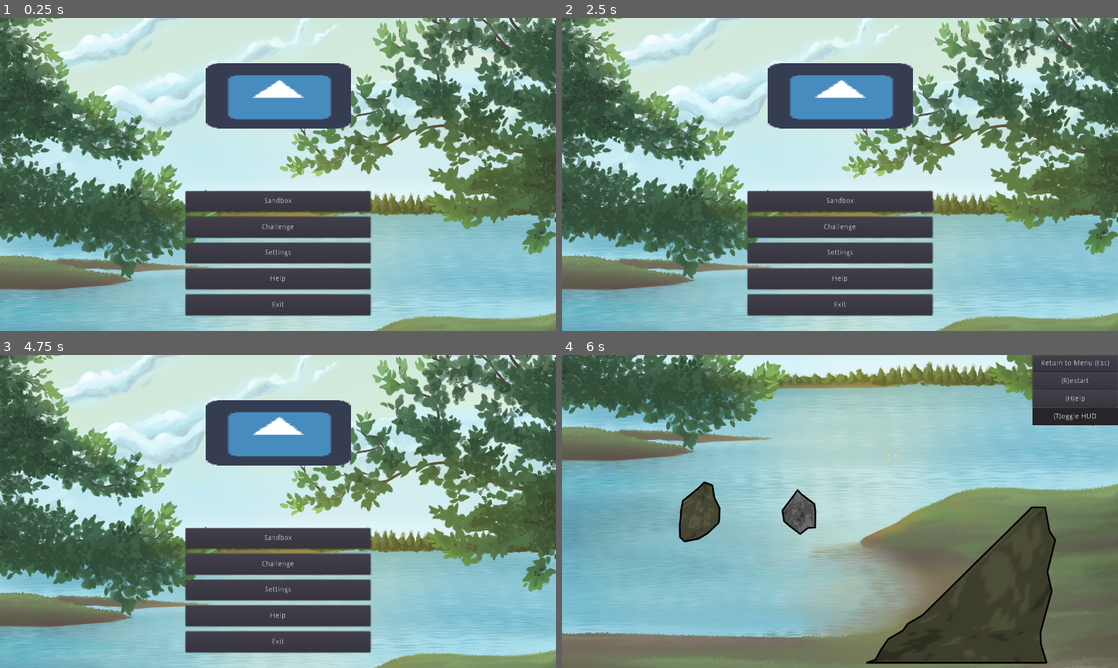
Above: before the commit, frames 1-4 (two rows, left to right).
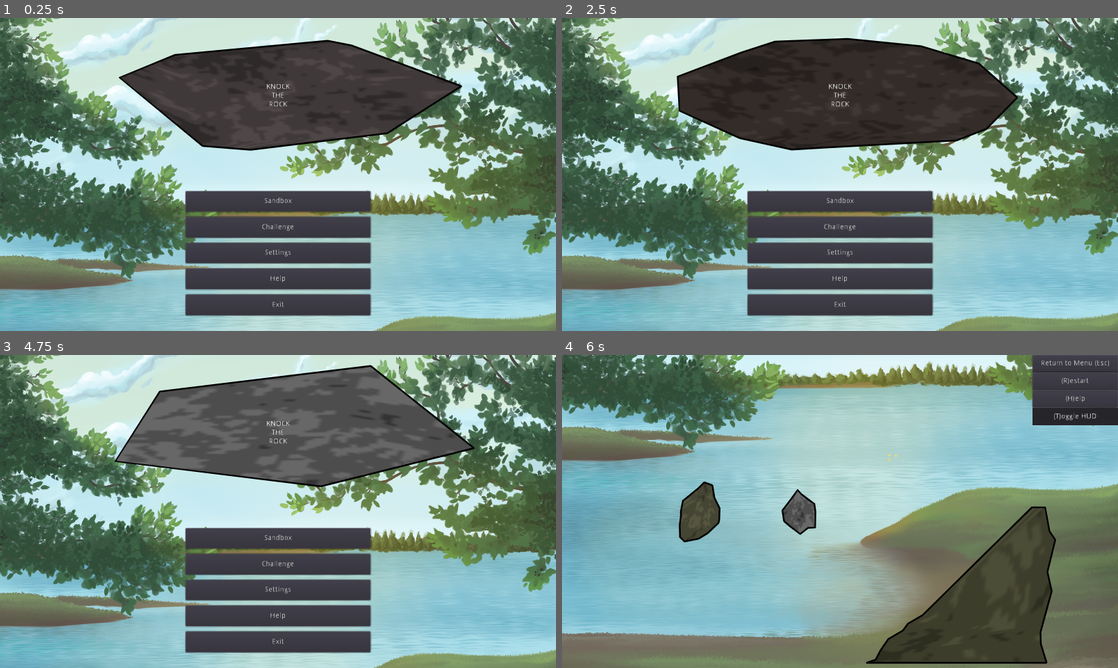
Above: after the commit, the same moments.

Repository: ebrahimebrahim/knock-the-rock
Game: Godot game, scene res://MenuScreen.tscn
The game is run twice, just before and just after one commit, with the same random seed, the same clock (stepped at 60 frames per second) and the same inputs. The engine's default icon, where the game draws it, is replaced by a stand-in: a white triangle on a blue panel in a dark square.
Inputs (mouse positions are in pixels of both pictures, inside the frame that each line leads up to):
- Up to frame 1 (0.25 s): no input
- Up to frame 2 (2.5 s): click "Sandbox" at 0.5 s; move the mouse to (962, 158) at 1.27 s; hold T (toggle_hud) 1.28-2 s; click (962, 158) at 1.42 s; click "Return to Menu (Esc)" at 2 s
- Up to frame 3 (4.75 s): click "Challenge" at 2.75 s; move the mouse to (166, 527) at 3.52 s; tap T (toggle_hud) at 3.6 s; click (166, 527) at 3.67 s; click "Return to Menu (Esc)" at 4.25 s
- Up to frame 4 (6 s): click "Sandbox" at 5 s; move the mouse to (895, 442) at 5.77 s; hold T (toggle_hud) from 5.78 s (still down); click (895, 442) at 5.92 s

The runs differ from the first frame. In frame 1, 14% of the frame differs, in the area x 21-84%, y 6-43%; in frame 2, 17%, in the area x 20-82%, y 6-43%; in frame 3, 14%; in frame 4, nothing differs.

Commit message:
add Logo script that generates logo on title screen
Yes there is a lot of code duplication here D:
Logo.gd copies a lot from Rock.gd, except that generate_polygon() is
modified and a new method "random_point_in_disk_and_outside_disk" is added.

Really there should be a single class extending Node2D which creates a textured
rock polygon, and this should be made a subnode of any Rock (RigidBody2D) object.
This rock polygon class could then be extended to make the logo as well.
I might change things so that this is how it works.

Diff:
--- /dev/null
+++ b/ktr/Logo.gd
@@ -0,0 +1,72 @@
+extends Control
+
+var vertices = PoolVector2Array()
+var texture_uvs = PoolVector2Array()
+var texture : ImageTexture
+
+const colors = [Color("565656"),
+				Color("ffffff"),
+				Color("635353"),
+				Color("6f5e3f"),
+				Color("7d7e57")]
+
+func _ready():
+	randomize()
+	generate_texture()
+	self_modulate = generate_color()
+	generate_polygon()
+
+func generate_texture():
+	texture = ImageTexture.new()
+	var noise = OpenSimplexNoise.new()
+	noise.seed = randi()
+	noise.octaves = 6
+	noise.period = 256
+	noise.persistence = 1
+	noise.lacunarity = 2.54
+	var img = noise.get_image(64,64)
+	rockify_image(img)
+	texture.create_from_image(img)
+	texture.set_flags(texture.FLAGS_DEFAULT & ~(texture.FLAG_REPEAT))
+
+
+func rockify_image(img : Image) -> void:
+	img.convert(img.FORMAT_L8) # convert to grayscale
+	for i in range(len(img.data["data"])):
+		img.data["data"][i] = (img.data["data"][i]/32)*32
+
+
+func generate_color() -> Color:
+	var output_color = colors[randi()%colors.size()]
+	for _i in range(3):
+		output_color = output_color.linear_interpolate(colors[randi()%colors.size()],randf())
+	return output_color
+
+
+func random_point_in_disk_and_outside_disk(center_in : Vector2, radius_in : float, center_out : Vector2, radius_out : float):
+	var output = center_in+100*Vector2(radius_in,0)
+	while(output.distance_to(center_in) >= radius_in  or  output.distance_to(center_out)<radius_out):
+		output = Vector2(rand_range(center_in.x-radius_in,center_in.x+radius_in),rand_range(center_in.y-radius_in,center_in.y+radius_in))
+	return output
+
+
+func generate_polygon():
+	var x_radius = abs($xRadius.position.x)
+	var y_radius = abs($yRadius.position.y)
+	var r = y_radius
+	var n = 5 + randi()%11
+	var dt = 2*PI/n
+	var mini_r = r*sin(dt/2)
+	var stretch = x_radius / y_radius
+	for i in range(n):
+		var new_vert = random_point_in_disk_and_outside_disk(r*Vector2(cos(dt*i),sin(dt*i)),mini_r,Vector2(0,0),r)
+		new_vert.x *= stretch
+		vertices.push_back(new_vert)
+
+		texture_uvs.push_back(0.5*(Vector2(cos(dt*i),sin(dt*i)) + Vector2(1,1)))
+
+
+func _draw():
+	draw_polygon(vertices, [], texture_uvs, texture)
+	draw_polyline(vertices,Color(0.0,0.0,0.0),2.0,true)
+	draw_line(vertices[-1],vertices[0],Color(0.0,0.0,0.0),2.0,true)
--- a/ktr/MenuScreen.tscn
+++ b/ktr/MenuScreen.tscn
@@ -1,9 +1,9 @@
 [gd_scene load_steps=5 format=2]
 
-[ext_resource path="res://icon.png" type="Texture" id=1]
 [ext_resource path="res://images/bg.png" type="Texture" id=2]
 [ext_resource path="res://MenuScreen.gd" type="Script" id=3]
 [ext_resource path="res://Help.tscn" type="PackedScene" id=4]
+[ext_resource path="res://Logo.gd" type="Script" id=5]
 
 [node name="MenuScreen" type="VBoxContainer"]
 anchor_right = 1.0
@@ -34,10 +34,42 @@
 margin_top = 149.0
 margin_right = 533.0
 margin_bottom = 149.0
+script = ExtResource( 5 )
 
-[node name="logo" type="Sprite" parent="LogoZone/Logo"]
-scale = Vector2( 4.375, 1.96875 )
-texture = ExtResource( 1 )
+[node name="Center" type="Position2D" parent="LogoZone/Logo"]
+__meta__ = {
+"_edit_lock_": true
+}
+
+[node name="xRadius" type="Position2D" parent="LogoZone/Logo"]
+position = Vector2( 280, 0 )
+__meta__ = {
+"_gizmo_extents_": 19.7
+}
+
+[node name="yRadius" type="Position2D" parent="LogoZone/Logo"]
+position = Vector2( 0, -100 )
+__meta__ = {
+"_gizmo_extents_": 19.7
+}
+
+[node name="Title" type="Label" parent="LogoZone/Logo"]
+anchor_left = 0.5
+anchor_top = 0.5
+anchor_right = 0.5
+anchor_bottom = 0.5
+margin_left = -29.5
+margin_top = -26.0
+margin_right = 29.5
+margin_bottom = 26.0
+text = "KNOCK
+THE
+ROCK"
+align = 1
+valign = 1
+__meta__ = {
+"_edit_use_anchors_": false
+}
 
 [node name="MenuZone" type="Control" parent="."]
 margin_top = 302.0
